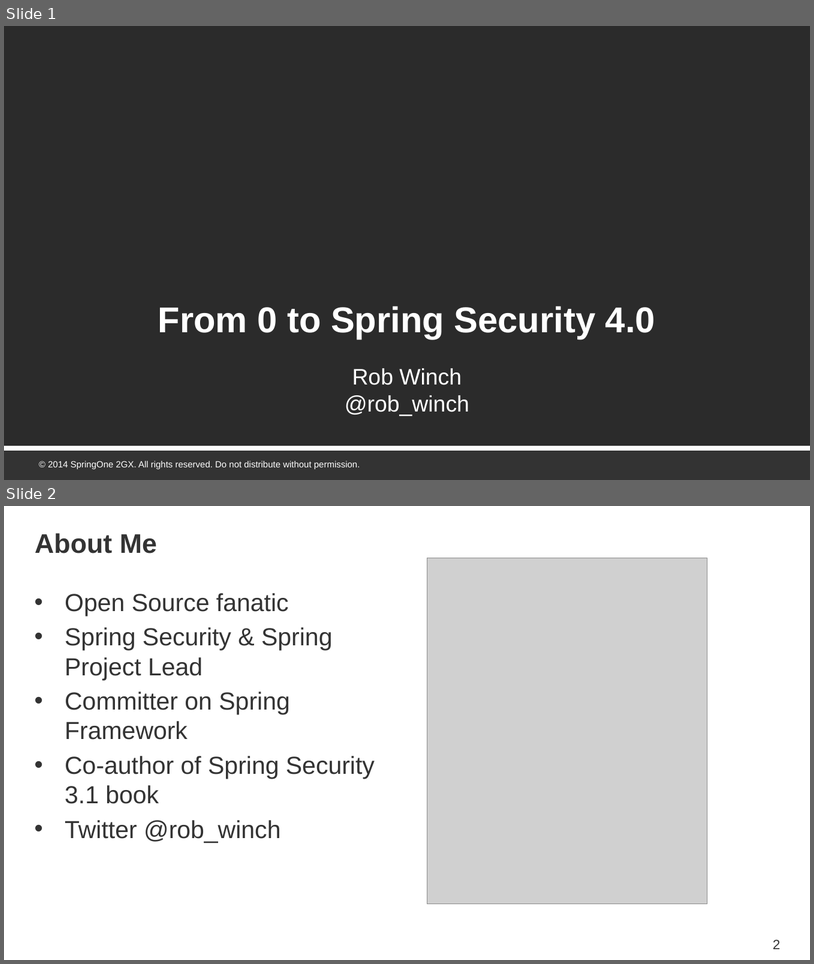
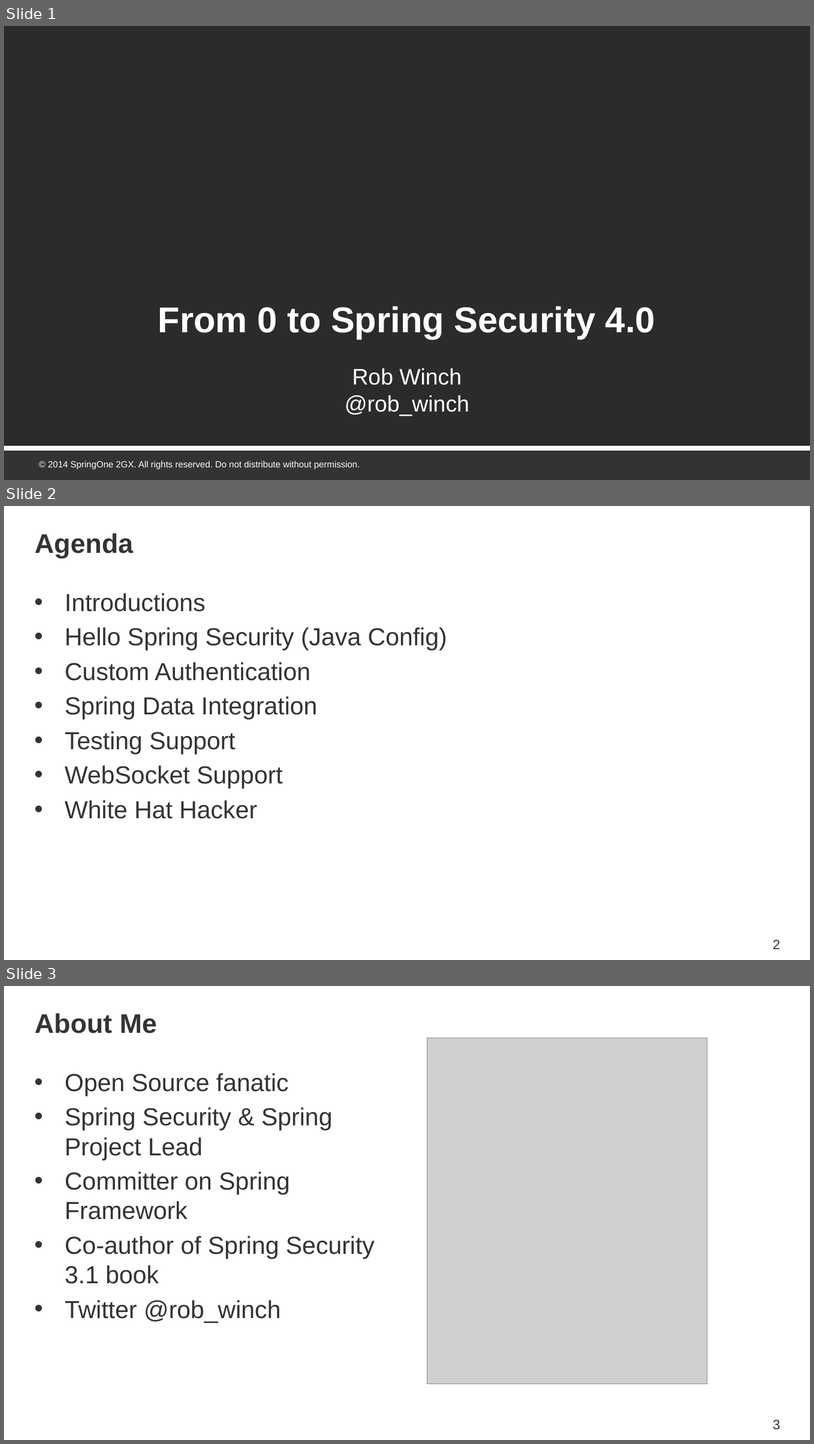
Before and after one commit to rwinch/spring-security-0-to-4.0, a slide deck: spring-security-0-to-4.0.pptx. Shown one above the other, each under a label of ours: slides 1 and 2 before the commit, slides 1, 2 and 3 after it. The pictures are 814x964 and 814x1444 pixels, drawn with LibreOffice and Linux fonts; fonts in the diff are those of the drawing; grey boxes stand for pictures; background and template pictures are left out; a plain dark background stands for a picture behind light text. Boxes give left, top, right and bottom in pixels: in the first picture for what was removed or moved away, otherwise in the second. Text is boxed around its words. In the diff, an @@ line names an element or a change of style, - is before the commit and + after.

```diff
--- a/spring-security-0-to-4.0.pptx
+++ b/spring-security-0-to-4.0.pptx
@@ slide 2 added at [4, 506, 810, 960], background #FFFFFF @@
@@ title added at [35, 533, 133, 558], 24 pt, text #333333, bold @@
+Agenda
@@ text added at [65, 593, 447, 819], 22 pt, text #333333 @@
+• Introductions
+• Hello Spring Security (Java Config)
+• Custom Authentication
+• Spring Data Integration
+• Testing Support
+• WebSocket Support
+• White Hat Hacker
@@ page number added at [773, 939, 780, 949], 12 pt, text #333333 @@
+2
@@ what was slide 2 is now slide 3 @@
@@ page number at [773, 1419, 780, 1429]: text changed @@
-2
+3
```
Also in this commit, not shown: 8 slides changed, 4 other slides added, 3 other files.
